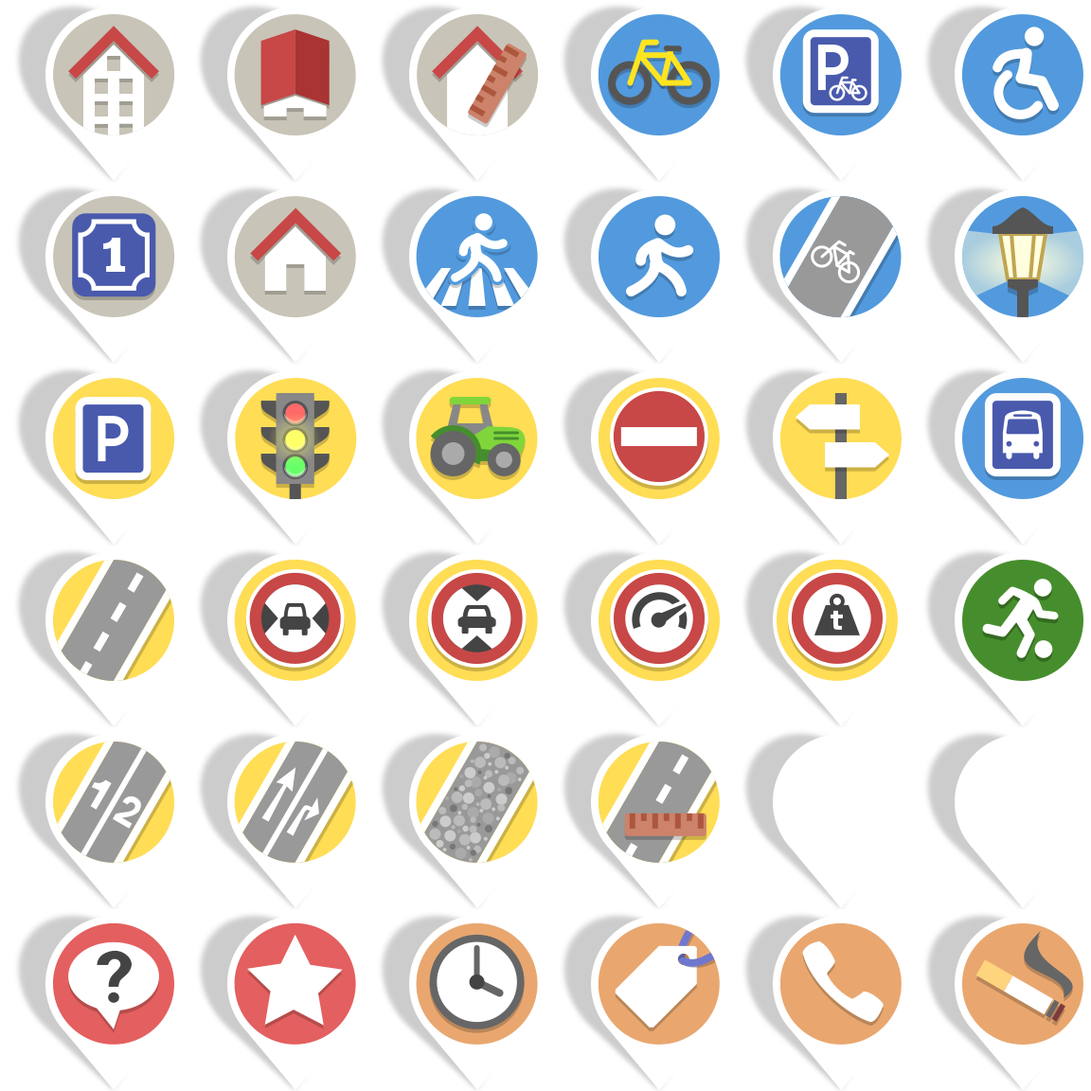
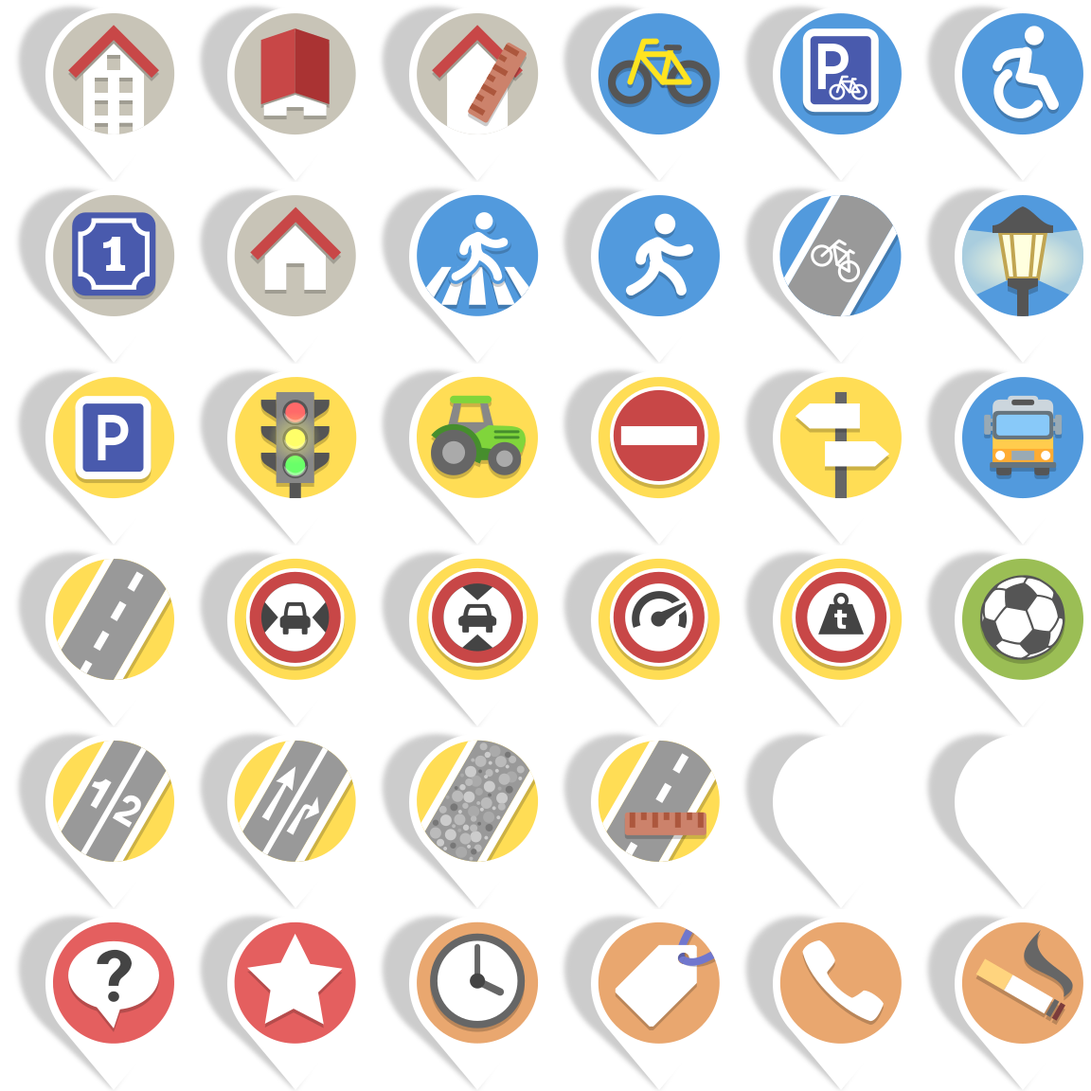
Two versions of the same layered image (w=1091, h=1091). Layer-by-layer changes:
painted on "quest_icons.svg.png" over <box>52,13,1084,1046</box>
